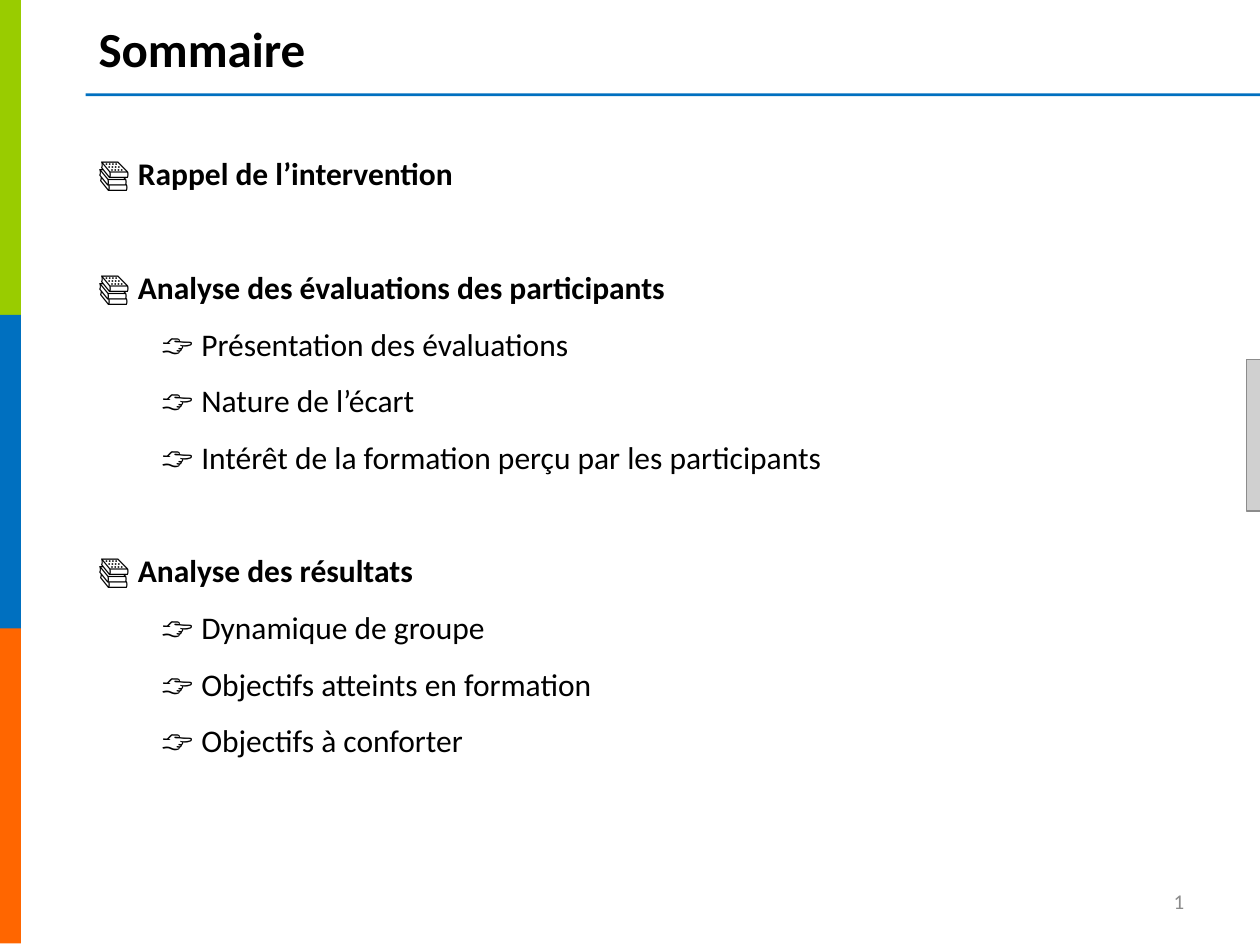
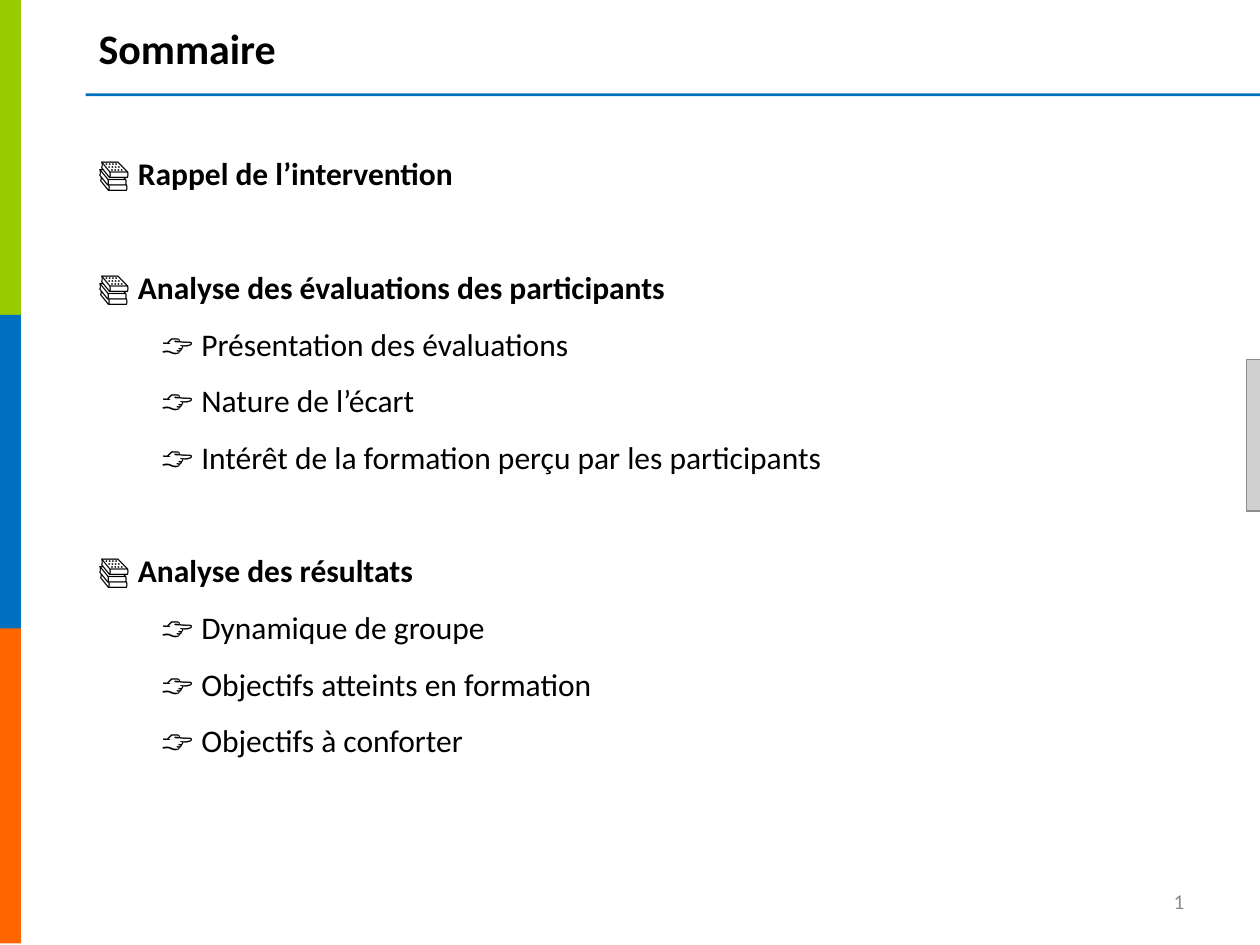
Before and after one commit to studio-catapulte/nefia-client-services, a slide deck: slide 1 of templates/intro-block.pptx. Drawn at 1260x945 pixels with LibreOffice and Linux fonts; fonts in the diff are those of the drawing; grey boxes stand for pictures; background and template pictures are left out. Boxes give left, top, right and bottom in pixels: in the first picture for what was removed or moved away, otherwise in the second. Text is boxed around its words. In the diff, an @@ line names an element or a change of style, - is before the commit and + after.

```diff
--- a/templates/intro-block.pptx
+++ b/templates/intro-block.pptx
@@ title "Sommaire" at (99,34,276,65): size 28 to 24 pt @@
```
Also in this commit, not shown: 3 other files.
